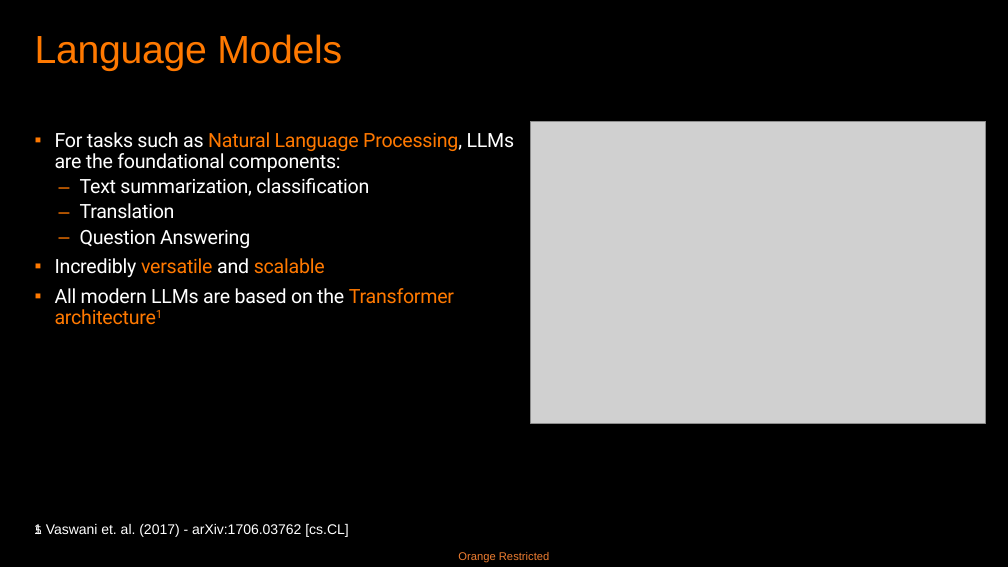
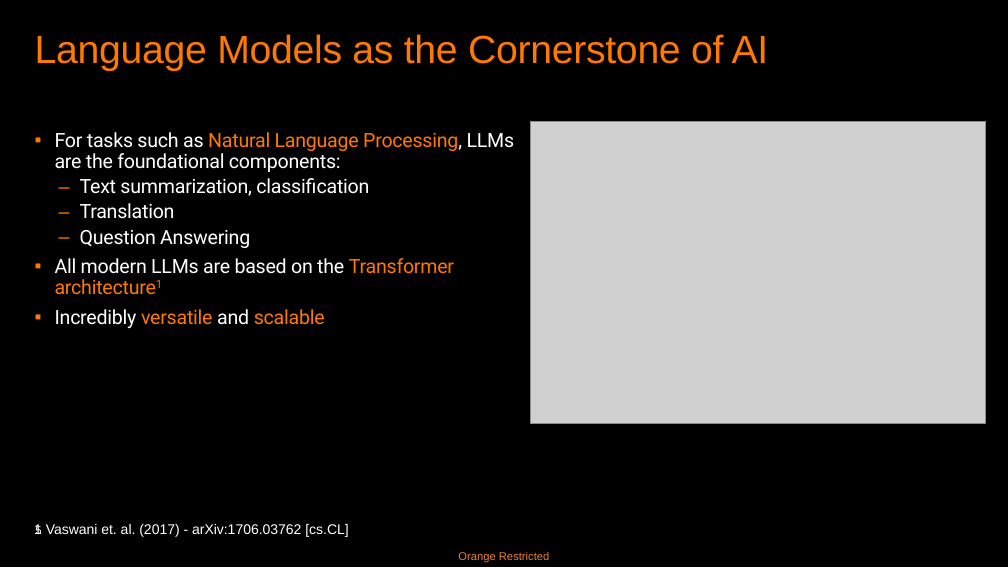
Before and after one commit to basavyr/peft-training, a slide deck: slide 5 of presentation/LORA-RPoenaru.pptx. Drawn at 1008x567 pixels with LibreOffice and Linux fonts; fonts in the diff are those of the drawing; grey boxes stand for pictures. Boxes give left, top, right and bottom in pixels: in the first picture for what was removed or moved away, otherwise in the second. Text is boxed around its words. In the diff, an @@ line names an element or a change of style, - is before the commit and + after.

Commit message:
add slide on QKV

```diff
--- a/presentation/LORA-RPoenaru.pptx
+++ b/presentation/LORA-RPoenaru.pptx
@@ title at [35,34,769,71]: text changed @@
-Language Models
+Language Models as the Cornerstone of AI
@@ text at [55,258,454,274]: paragraph added @@
+    ▪ All modern LLMs are based on the Transformer architecture1
@@ text at [55,288,454,304]: paragraph removed @@
-    ▪ All modern LLMs are based on the Transformer architecture1
```
Also in this commit, not shown: 5 other slides changed, 1 slide added.
